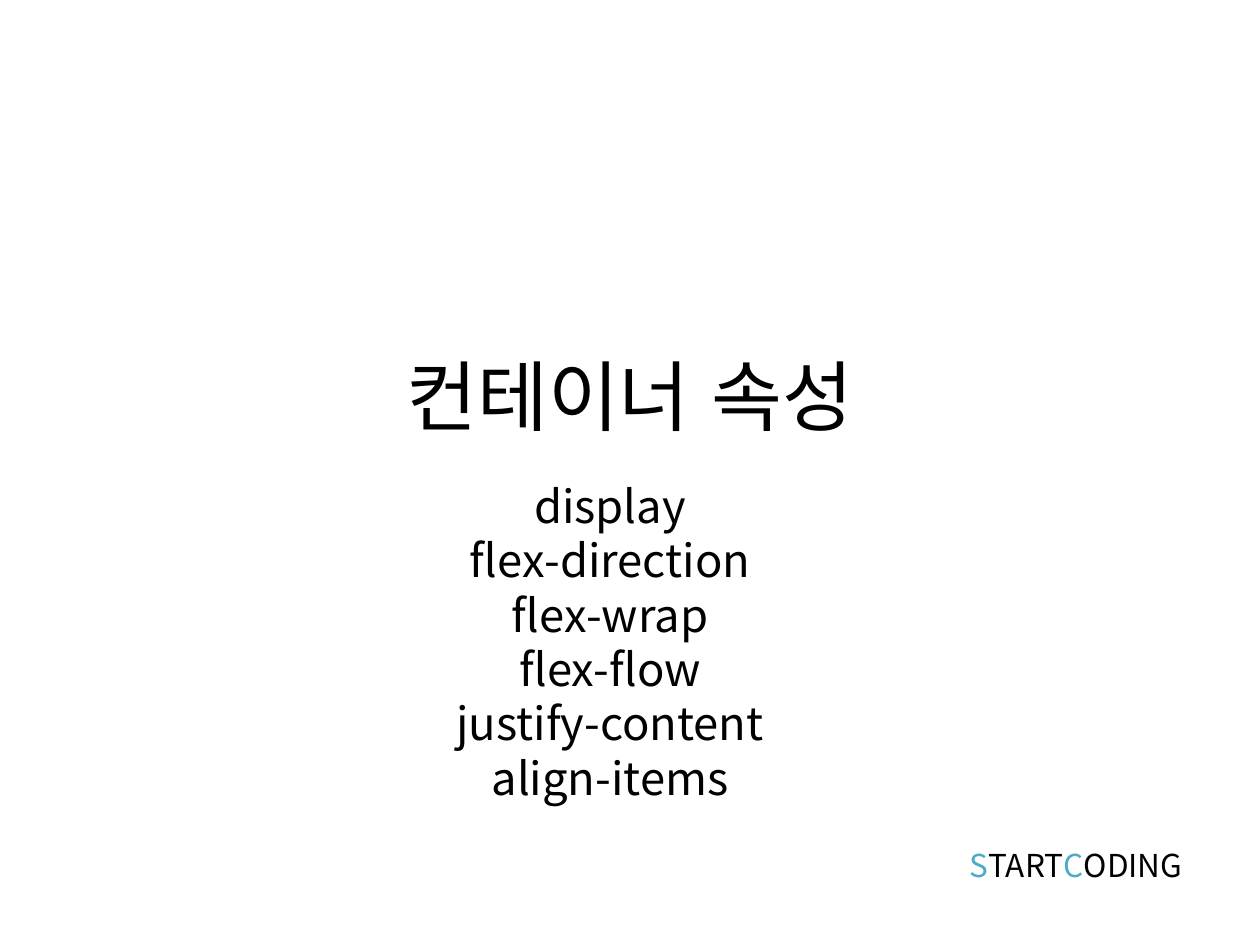
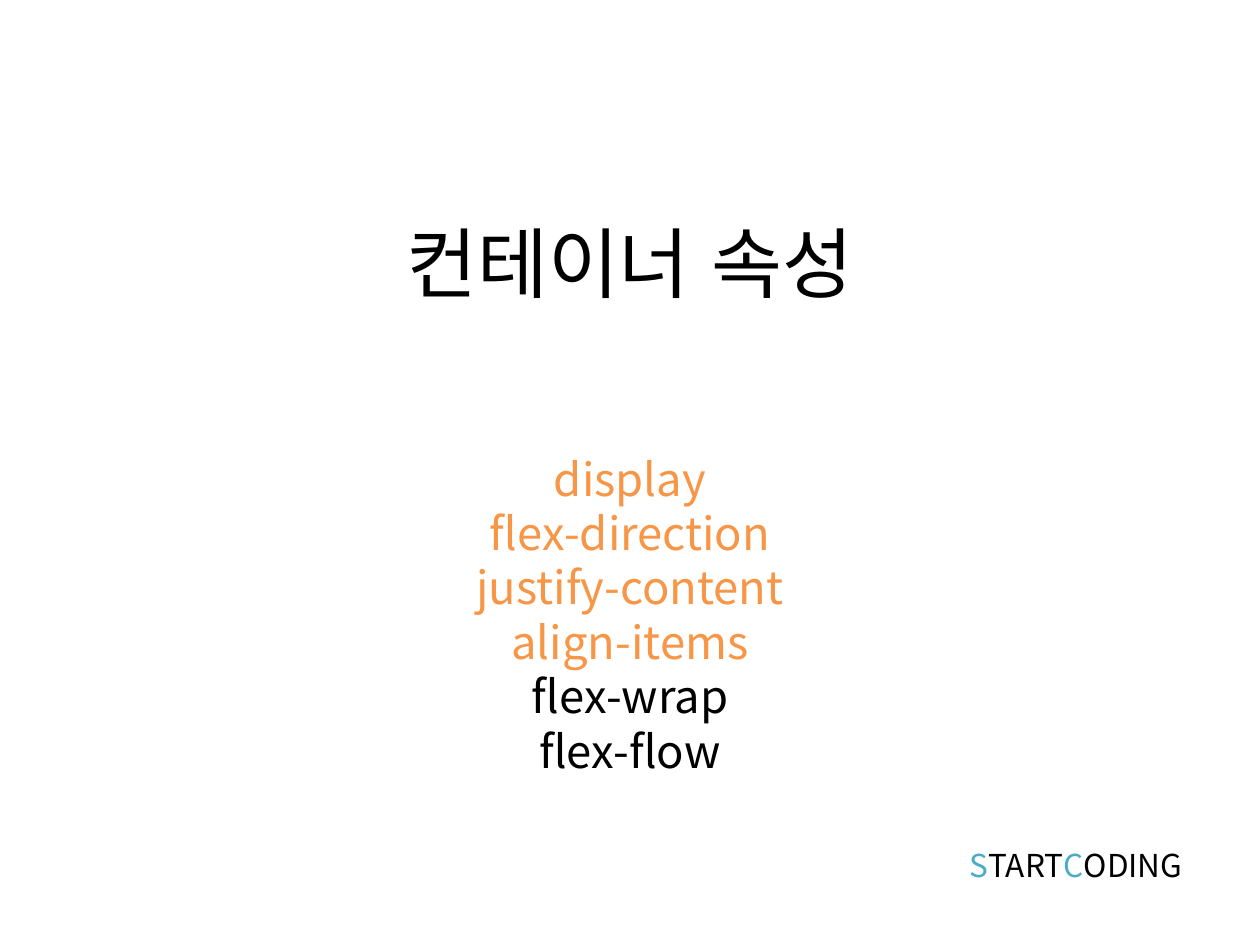
Before and after one commit to kwonkijun/web, a slide deck: slide 9 of 프론트엔드기초(PPT)/CSS3 8강_CSS 플렉스박스 레이아웃.pptx (slide 5 before the commit). Drawn at 1260x945 pixels with LibreOffice and Linux fonts; fonts in the diff are those of the drawing. Boxes give left, top, right and bottom in pixels: in the first picture for what was removed or moved away, otherwise in the second. Text is boxed around its words. In the diff, an @@ line names an element or a change of style, - is before the commit and + after.

```diff
--- a/프론트엔드기초(PPT)/CSS3 8강_CSS 플렉스박스 레이아웃.pptx
+++ b/프론트엔드기초(PPT)/CSS3 8강_CSS 플렉스박스 레이아웃.pptx
@@ title "컨테이너 속성": place and size @@
-title "컨테이너 속성" at (406,361,853,431)
+title "컨테이너 속성" at (406,228,853,298)
@@ text "display": place and size @@
-text "display" at (456,487,763,807)
+text "display" at (476,504,783,769)
@@ text at (490,504,770,551): text colour #000000 to #F79646 in "display", "flex-direction" @@
@@ text at (476,567,783,671): paragraphs added @@
+justify-content
+align-items
@@ text at (456,703,763,807): paragraphs removed @@
-justify-content
-align-items
```
Also in this commit, not shown: 4 other slides changed, 6 slides added, 1 slide removed, 1 other file.
